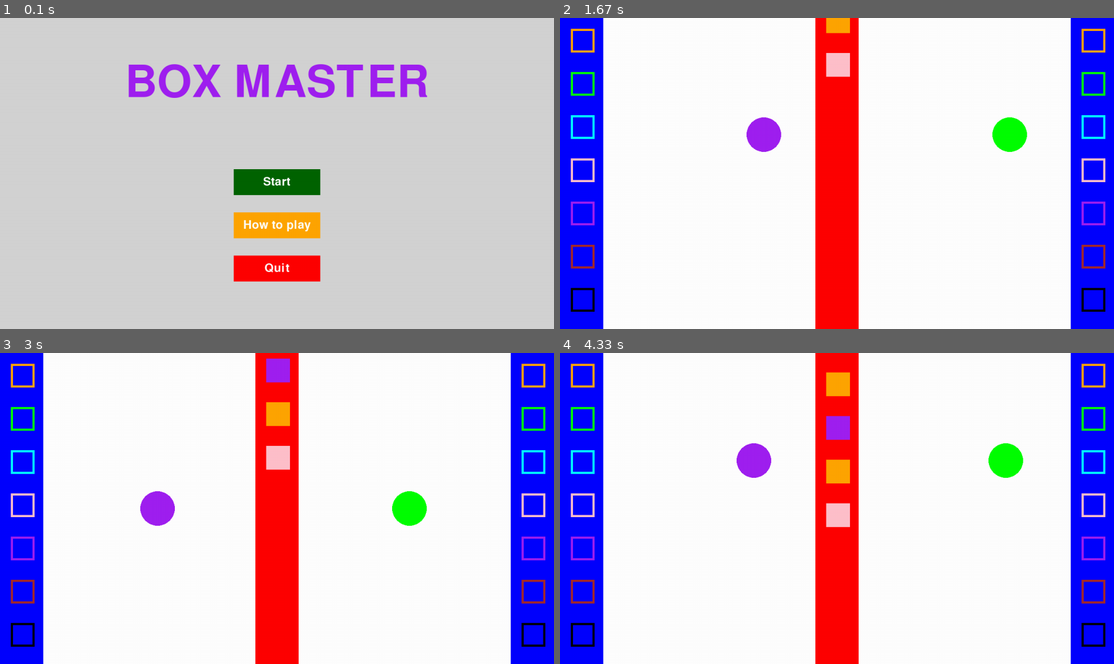
Above: before the commit, frames 1-4 (two rows, left to right).
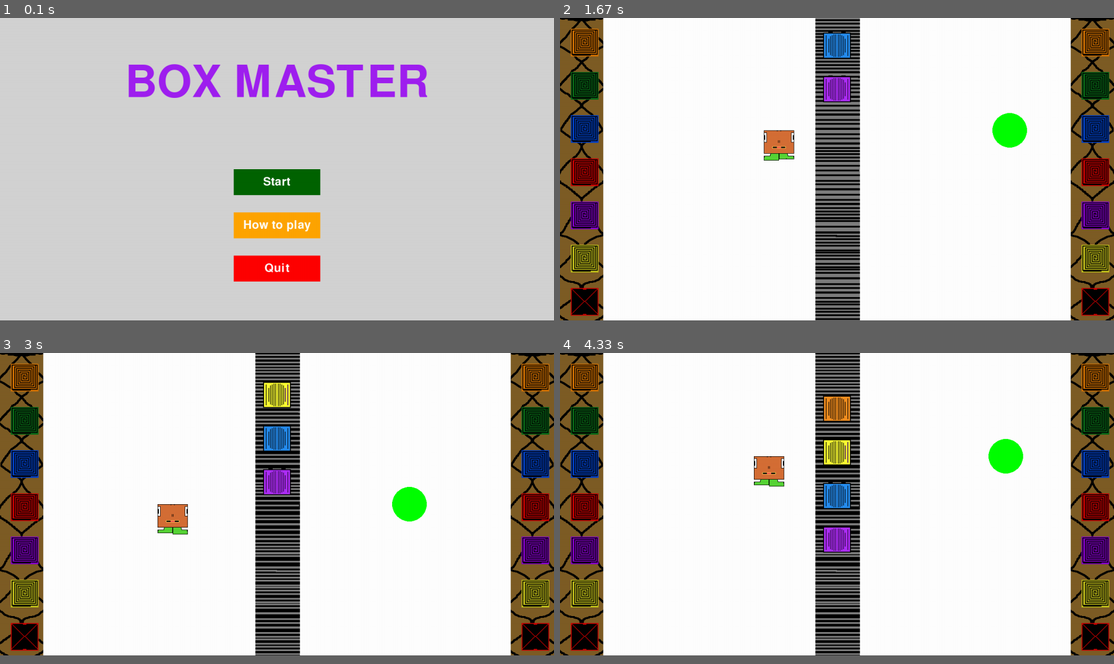
Above: after the commit, the same moments.

Repository: michlima/pygame-project
Game: pygame game, started from main.py
Same seed, same stepped clock (60 frames per second), same inputs: the game is played once before the commit and once after it.
Inputs (mouse positions are in pixels of both pictures, inside the frame that each line leads up to):
- Up to frame 1 (0.1 s): no input
- Up to frame 2 (1.67 s): press the mouse at (837, 182) at 0.37 s; move the mouse to (859, 139) at 0.47 s; release the mouse at (886, 95) at 0.6 s; hold Right 0.67-1.13 s; move the mouse to (814, 86) at 0.7 s; hold Up 1.17-1.47 s; hold W 1.17-1.47 s; hold Right from 1.5 s (still down); hold D from 1.5 s (still down)
- Up to frame 3 (3 s): release Right at 1.97 s; release D at 1.97 s; hold Left 2-2.53 s; hold A 2-2.53 s; hold Down 2.57-2.87 s; hold S 2.57-2.87 s; hold Left from 2.9 s (still down); hold A from 2.9 s (still down)
- Up to frame 4 (4.33 s): release Left at 3.3 s; release A at 3.3 s; hold Up 3.33-3.7 s; hold W 3.33-3.7 s; hold Right from 3.73 s (still down); hold D from 3.73 s (still down)
The window is 900x506 before the commit and 900x492 after it. Grey fills any space a smaller window leaves; there, only what the larger window draws over its background counts as a difference.

The runs differ from the first frame. In frame 2, 25% of the frame differs, in the area x 0-100%, y 0-100%; in frame 3, 25%; in frame 4, 25%.

Commit message:
create sprites and applied to program

Diff:
--- a/main.py
+++ b/main.py
@@ -1,6 +1,13 @@
 import pygame
 import random
 import time #add timer
+
+test = pygame.image.load('sprites/boxes/sprite_1.png')
+# boxColors = ["orange","green","cyan","pink","purple","brown","black"]
+boxesImgs = {"orange": pygame.image.load('sprites/boxes/sprite_0.png'),"green": pygame.image.load('sprites/boxes/sprite_1.png'),"cyan": pygame.image.load('sprites/boxes/sprite_2.png'),"red": pygame.image.load('sprites/boxes/sprite_3.png'),"purple": pygame.image.load('sprites/boxes/sprite_4.png'),"yellow": pygame.image.load('sprites/boxes/sprite_5.png')}
+dropoffImgs = {"orange": pygame.image.load('sprites/dropoffs/dropoff_orange.png'),"green": pygame.image.load('sprites/dropoffs/dropoff_green.png'),"cyan": pygame.image.load('sprites/dropoffs/dropoff_blue.png'),"red": pygame.image.load('sprites/dropoffs/dropoff_red.png'),"purple": pygame.image.load('sprites/dropoffs/dropoff_purple.png'),"yellow": pygame.image.load('sprites/dropoffs/dropoff_yellow.png'), "black": pygame.image.load('sprites/dropoffs/dropff_bomb.png') }
+conveyerImgs = {"img1": pygame.image.load('sprites/conveyer/conveyer_0.png'), "img2:": pygame.image.load('sprites/conveyer/conveyer_1.png')}
+
 
 def drawConveyer(screen,x,y,color, w,h):
     #                                                        xAxis              y  width height
@@ -34,14 +41,12 @@
         return False
 
 
-
-
 def conveyBoxes(queuedBoxes, screen):
     conveyerVelocity = pygame.math.Vector2(1, 1)
     for box in queuedBoxes:
         box["rect"].y += int(conveyerVelocity.y)
-        # draw boxes on scree
-        pygame.draw.rect(screen,box["color"], box["rect"])
+        # draw boxes on screen
+        screen.blit(box["image"],(box["rect"].x, box["rect"].y))
 
 def pickBox(queuedBoxes, player_pos):
     removedBox = False
@@ -56,20 +61,23 @@
             removedBox = queuedBoxes[box]
             if removedBox["box_is_bomb"]:
                 removedBox["color"] = "black" # bomb boxes turn black after pick up
+                removedBox["image"] = pygame.image.load('sprites/boxes/sprite_6.png')
                 removedBox["pickup_time"] = time.time() # bomb takes action after a timeframe
 
             newBoxes.pop(indexRemoved)
-            removedBox["rect"].y = player_pos.y - 50
-            removedBox["rect"].x = player_pos.x
+            removedBox["rect"].y = player_pos.y - 10
+            removedBox["rect"].x = player_pos.x + 20
             break
     return {"newQueue": newBoxes, "boxPicked": removedBox}
 
 def drawDropOffs(screen):
-    colors = ["orange","green","cyan","pink","purple","brown","black"]
+    colors = ["orange","green","cyan","red","purple","yellow","black"]
     y = 25
     for color in colors:
-        drawRectBorders(screen, color,((screen.get_width() - 75,y,55,55)))
-        drawRectBorders(screen, color,((25,y,55,55)))
+        screen.blit(dropoffImgs[color], (screen.get_width() - 75, y))
+        # drawRectBorders(screen, color,((screen.get_width() - 75,y,55,55)))
+        screen.blit(dropoffImgs[color], (25, y))
+
         y = y +100
 
 
@@ -78,7 +86,7 @@
     x, y = 25, screen.get_height() / 2 - 175
     if playerOne == False:
         x = screen.get_width() - 75
-    boxColors = ["orange","green","cyan","pink","purple","brown","black"]
+    boxColors = ["orange","green","cyan","red","purple","yellow","black"]
 
     dropOffs = []
     locationY = -35
@@ -94,11 +102,17 @@
 
     return False
 
-
-def drawScreenObjects(screen):
-    drawConveyer(screen, screen.get_width() / 2 - 50,0,"red",100,screen.get_height())
-    drawConveyer(screen, screen.get_width() - 100, 0 ,"blue",100,screen.get_height())
-    drawConveyer(screen, 0,0,"blue",100,screen.get_height())
+conveyerSwitch = True
+def drawScreenObjects(screen,conveyerSwitch):
+    conveyerImg = pygame.image.load('sprites/conveyer/conveyer_0.png')
+    tableImg = pygame.image.load("sprites/table/table.png")
+    if(not conveyerSwitch):
+        conveyerImg = pygame.image.load('sprites/conveyer/conveyer_1.png')
+
+    # drawConveyer(screen, screen.get_width() / 2 - 50,0,"red",100,screen.get_height())
+    screen.blit(conveyerImg,(screen.get_width() / 2 - 50,0))
+    screen.blit(tableImg,(screen.get_width() - 100, 0))
+    screen.blit(tableImg,(0, 0))
     drawDropOffs(screen)
 
 def main_menu(screen):#to create a main menu
@@ -141,12 +155,16 @@
 
 def main():
     pygame.init()
-    screen = pygame.display.set_mode((1280, 720))
+    screen = pygame.display.set_mode((1280, 700))
     clock = pygame.time.Clock()
 
     main_menu(screen) #calling main menu function
 
     dt, count, running, queuedBoxes = 0 , 100, True, []
+    playerAnimationToggle = True
+
+    playerImage = pygame.image.load("sprites/player/sprite_0.png")
+    playerImageTwo = pygame.image.load("sprites/player/sprite_1.png")
 
     player_pos = pygame.Vector2(screen.get_width() / 3, screen.get_height() / 2)    # defines player position
     player2_pos = pygame.Vector2(screen.get_width() / 1.5, screen.get_height() / 2) # defines player position
@@ -155,21 +173,29 @@
     player_two_box = False # defines box player two is holding
 
     PLAYER_RADIUS = 40  # Defining the Size of the player
-
+    conveyerSwitch = True
     # while game is running
     while running:
         screen.fill("white")
         ## draw coveyer table
-        drawScreenObjects(screen)
+
+        drawScreenObjects(screen, conveyerSwitch)
         count +=1 # count to send new boxes in conveyer
+        #conveyer animation
+        if count % 13 == 0:
+            conveyerSwitch = not conveyerSwitch
+            playerAnimationToggle = not playerAnimationToggle
+
+        #player animation
+
 
         # creates boxes every 100 count
         if count > 100 :
-            boxColors = ["orange","green","cyan","pink","purple","brown"]
-
+            boxColors = ["orange","green","cyan","red","purple","yellow"]
             randomPoints = random.randrange(1,4,1)
-            box_is_bomb = random.random() < 0.2 #20% chance of bomb
-            queuedBoxes.append({"rect": pygame.Rect(screen.get_width() / 2 - 25, -50, 55, 55), "points": randomPoints,"color":random.choice(boxColors), "box_is_bomb": box_is_bomb})
+            box_is_bomb =  random.random() < 0.2 #20% chance of bomb
+            boxColor = random.choice(boxColors)
+            queuedBoxes.append({"rect": pygame.Rect(screen.get_width() / 2 - 32, 0, 55, 55), "points": randomPoints,"color": boxColor, "box_is_bomb": box_is_bomb,"image":boxesImgs[boxColor]})
             count = 0
 
 
@@ -185,13 +211,13 @@
                         if(boxDropped):
                             # What happens when player drops box off
                             player_one_box = False
-                    else: # if player is NOT holding box then drop box
+                    else: # if player is NOT holding box then pick box
                         newBoxes = pickBox(queuedBoxes, player_pos)
                         queuedBoxes = newBoxes["newQueue"]
                         if newBoxes["boxPicked"] != False:
                             player_one_box = newBoxes["boxPicked"]
-                            player_one_box["rect"].y = player_pos.y - 100
-                            player_one_box["rect"].x = player_pos.x - 30
+                            player_one_box["rect"].y = player_pos.y
+                            player_one_box["rect"].x = player_pos.x
 
             if event.type == pygame.KEYDOWN:
                 if event.key == pygame.K_SLASH:
@@ -209,18 +235,25 @@
             if current_time - player_one_box["pickup_time"] > 4:
                 #print("Bomb")#this can be replaced with visual and sound effects
                 player_one_box = False
+
         # draw and move boxes on conveyer
         conveyBoxes(queuedBoxes, screen)
 
         # Draw player position
-        pygame.draw.circle(screen, "purple", player_pos, 40)
+        # pygame.draw.circle(screen, "purple", player_pos, 40)
+        if playerAnimationToggle:
+            screen.blit(playerImage, (player_pos.x, player_pos.y))
+        else:
+            screen.blit(playerImageTwo, (player_pos.x, player_pos.y))
+
+
         pygame.draw.circle(screen, "green", player2_pos, 40)
 
 
         if(player_one_box):
-            pygame.draw.rect(screen, player_one_box["color"], player_one_box["rect"])
+            screen.blit(player_one_box["image"],(player_one_box["rect"].x + 30 , player_one_box["rect"].y ))
         if(player_two_box):
-            pygame.draw.rect(screen, player_two_box["color"], player_two_box["rect"])
+            screen.blit(player_two_box["image"],(player_two_box["rect"].x, player_two_box["rect"].y))
 
 
         if(len(queuedBoxes) > 8):
@@ -243,7 +276,6 @@
         if keys[pygame.K_d]:
             player_pos.x += 3
             if player_one_box != False:
-
                 player_one_box["rect"].x += 3
         if keys[pygame.K_UP]:
             player2_pos.y -= 3
Binary file removed: sprites/boxes/brown-box.png
Binary file removed: sprites/boxes/brown-held-box-left.png
Binary file removed: sprites/boxes/brown-held-box-right.png
Binary file removed: sprites/boxes/brown-held-box-straight.png
Binary file removed: sprites/boxes/green-box-held-left.png
Binary file removed: sprites/boxes/green-box-held-right.png
Binary file removed: sprites/boxes/green-box-held-straight.png
Binary file removed: sprites/boxes/green-box.png
Binary file removed: sprites/boxes/purple-box-held-left.png
Binary file removed: sprites/boxes/purple-box-held-right.png
Binary file removed: sprites/boxes/purple-box-held-straight.png
Binary file removed: sprites/boxes/purple-box.png
(and 23 more such lines)
